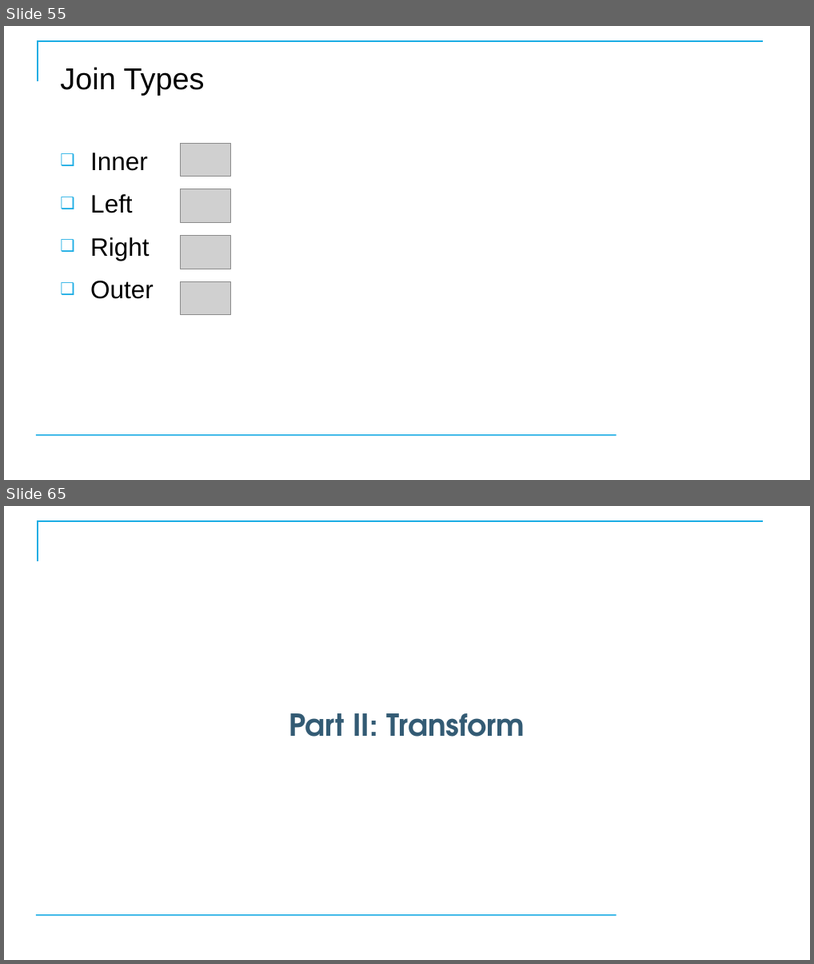
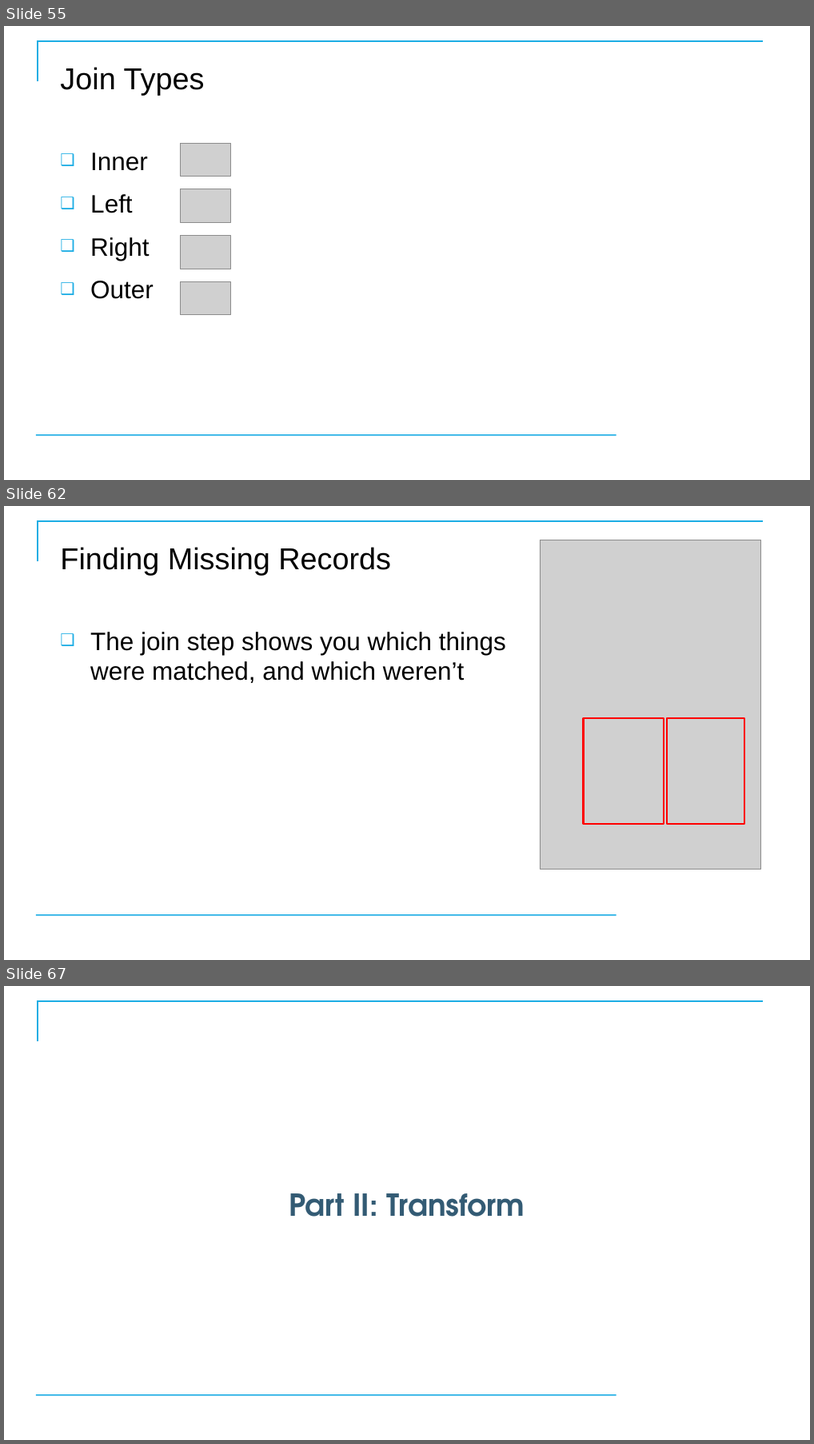
Before and after one commit to CostelloTechnicalConsulting/XTBP10---Tableau-Prep-Introduction, a slide deck: ppt/TableauPrepBuilderIntroV1_1.pptx. Shown one above the other, each under a label of ours: slides 55 and 65 before the commit, slides 55, 62 and 67 after it; the slides between them are not shown. The pictures are 814x964 and 814x1444 pixels, drawn with LibreOffice and Linux fonts; fonts in the diff are those of the drawing; grey boxes stand for pictures; background and template pictures are left out. Boxes give left, top, right and bottom in pixels: in the first picture for what was removed or moved away, otherwise in the second. Text is boxed around its words. In the diff, an @@ line names an element or a change of style, - is before the commit and + after.

```diff
--- a/ppt/TableauPrepBuilderIntroV1_1.pptx
+++ b/ppt/TableauPrepBuilderIntroV1_1.pptx
@@ slide 62 added at box(4, 506, 810, 960), background #FFFFFF; not listed: 2 template elements that a slide beside it also shows @@
@@ title added at box(60, 547, 391, 575), 36 pt, text #000000 @@
+Finding Missing Records
@@ picture added at box(540, 540, 762, 869) @@
@@ text added at box(90, 632, 506, 683), 30 pt, text #000000 @@
+❑ The join step shows you which things were matched, and which weren’t
@@ rectangle added at box(583, 718, 664, 824), outline #FF0000 2 pt @@
@@ rectangle added at box(668, 718, 745, 824), outline #FF0000 2 pt @@
@@ what was slide 65 is now slide 67 @@
```
Also in this commit, not shown: 4 slides changed, 6 other slides added, 5 slides removed, 8 other files.
